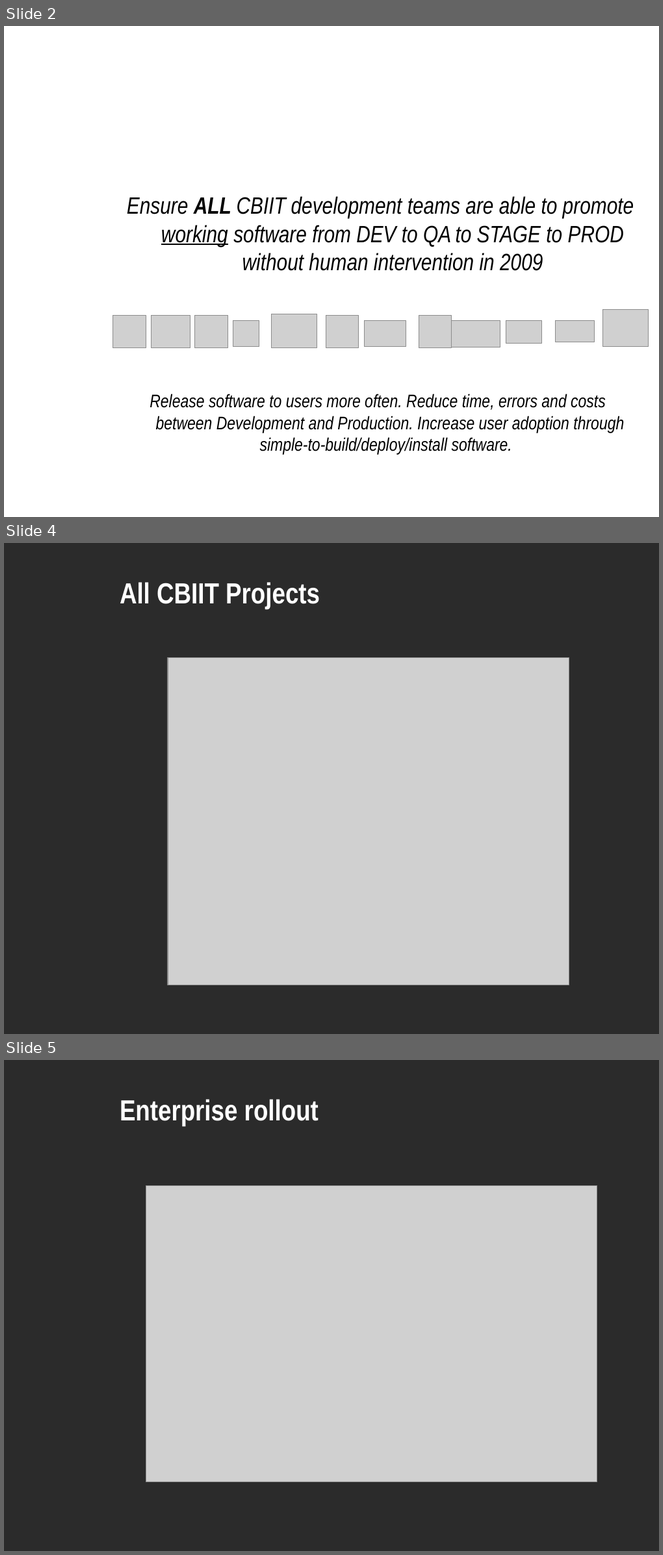
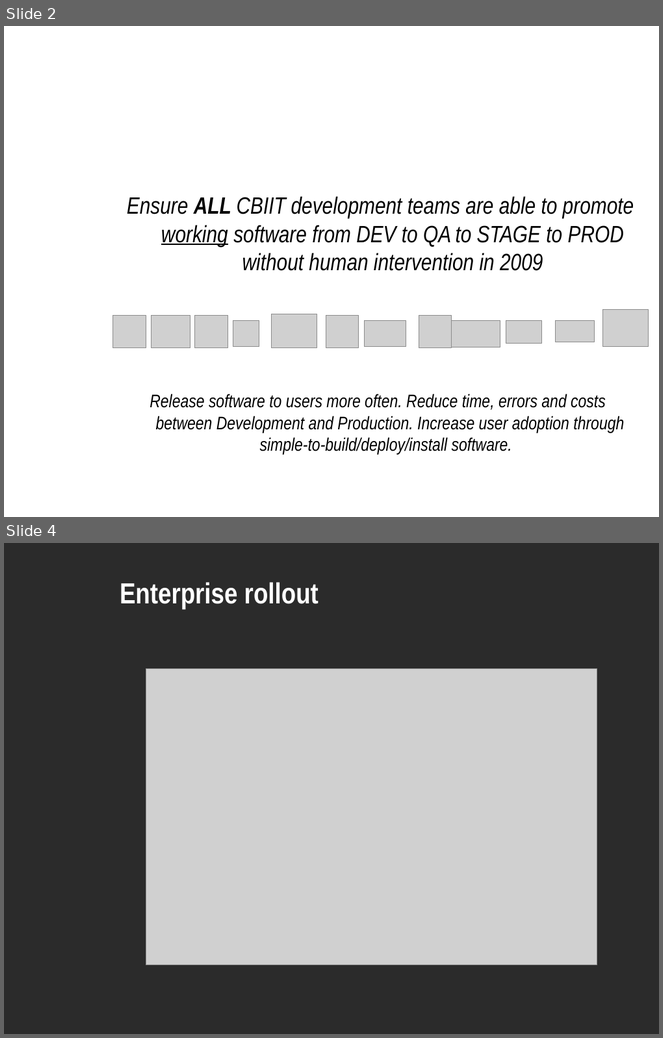
Before and after one commit to NCIP/automation, a slide deck: docs/roadmap/bda-rollout-121708.ppt. Shown one above the other, each under a label of ours: slides 2, 4 and 5 before the commit, slides 2 and 4 after it; the slides between them are not shown. The pictures are 663x1555 and 663x1038 pixels, drawn with LibreOffice and Linux fonts; fonts in the diff are those of the drawing; grey boxes stand for pictures; background and template pictures are left out; a plain dark background stands for a picture behind light text. Boxes give left, top, right and bottom in pixels: in the first picture for what was removed or moved away, otherwise in the second. Text is boxed around its words. In the diff, an @@ line names an element or a change of style, - is before the commit and + after.

```diff
--- a/docs/roadmap/bda-rollout-121708.ppt
+++ b/docs/roadmap/bda-rollout-121708.ppt
@@ slide 4 removed at (4,543,659,1034), background picture (left out) @@
@@ title removed at (120,582,320,609) @@
-All CBIIT Projects
@@ picture removed at (168,657,569,985) @@
@@ what was slide 5 is now slide 4 @@
```
Also in this commit, not shown: 1 slide changed, 1 slide added, 1 other slide removed, 1 other file.
